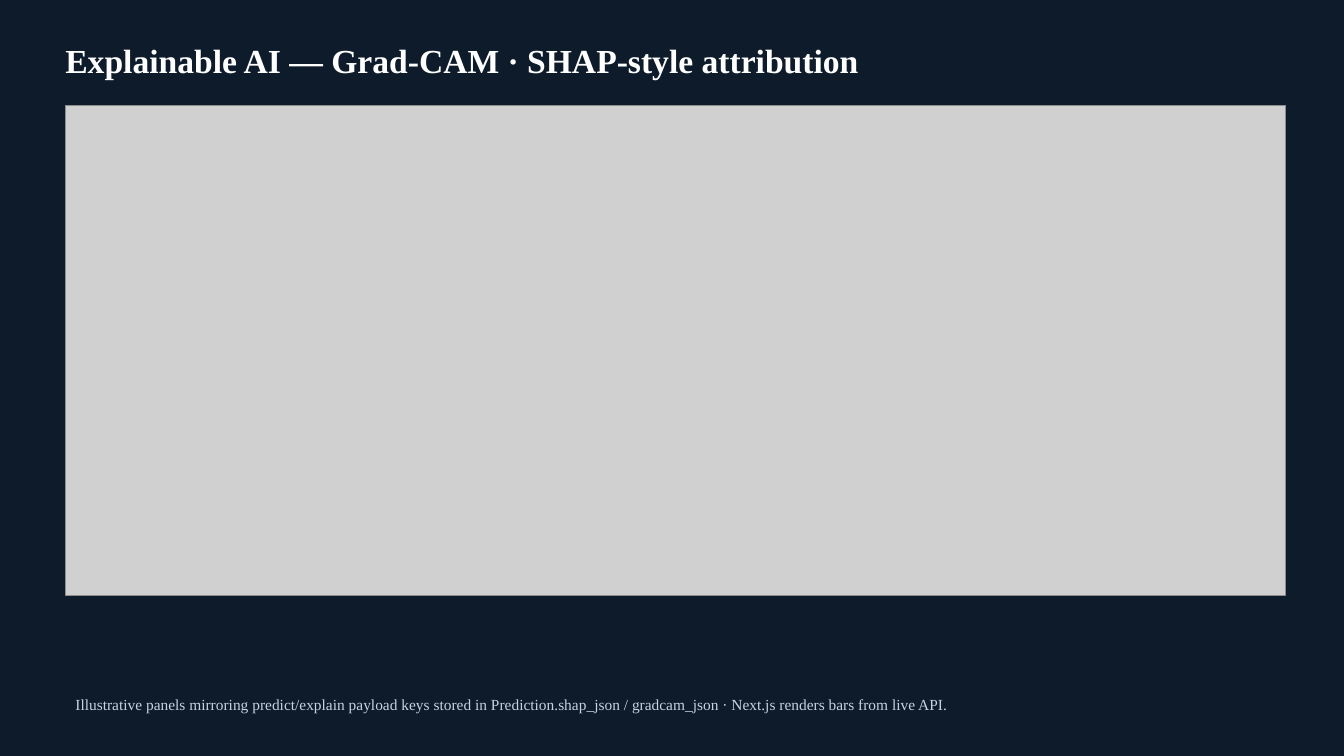
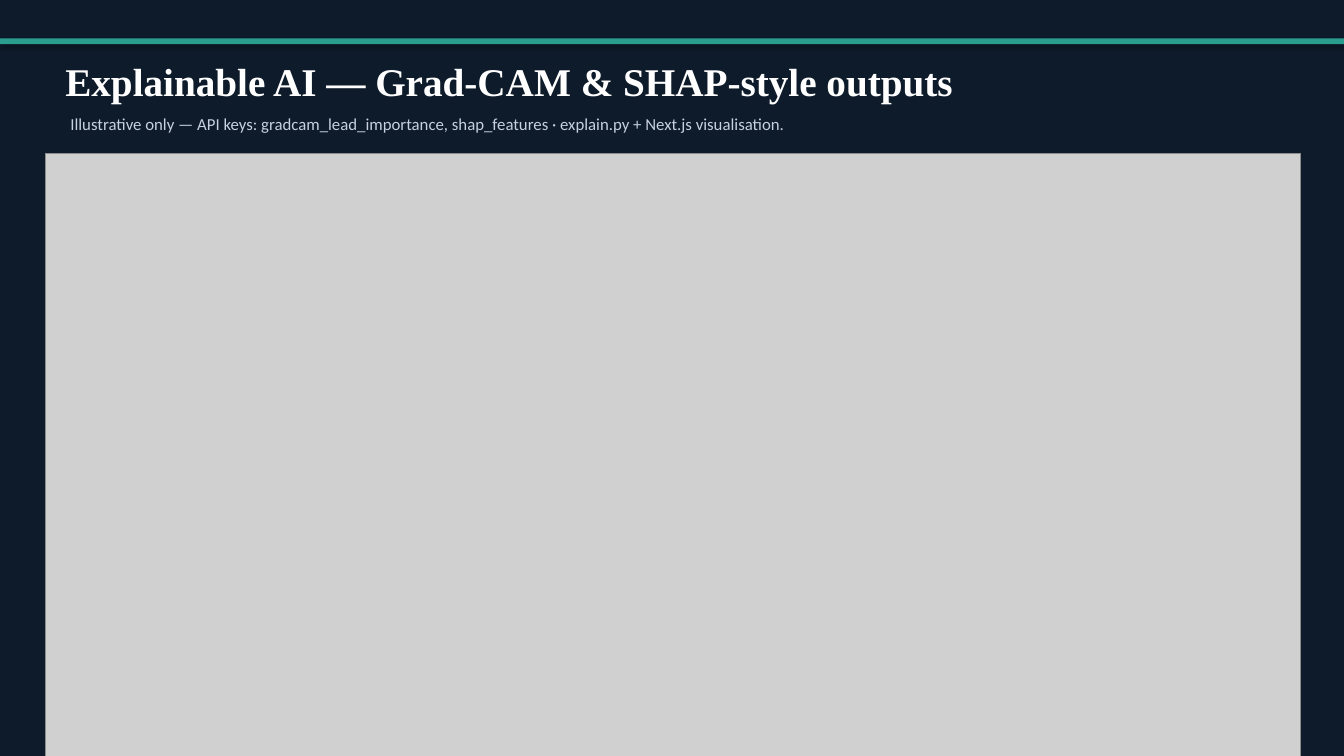
Before and after one commit to holabani/ecg-ami-cds, a slide deck: slide 8 of presentations/CardioSense_Major_Project_Viva.pptx. Drawn at 1344x756 pixels with LibreOffice and Linux fonts; fonts in the diff are those of the drawing; grey boxes stand for pictures. Boxes give left, top, right and bottom in pixels: in the first picture for what was removed or moved away, otherwise in the second. Text is boxed around its words. In the diff, an @@ line names an element or a change of style, - is before the commit and + after.

```diff
--- a/presentations/CardioSense_Major_Project_Viva.pptx
+++ b/presentations/CardioSense_Major_Project_Viva.pptx
@@ rectangle added at [0, 38, 1344, 44], fill #2A9D8F @@
@@ text at [65, 68, 952, 104]: text changed; size 24 to 28 pt @@
-Explainable AI — Grad-CAM · SHAP-style attribution
+Explainable AI — Grad-CAM & SHAP-style outputs
@@ text at [70, 118, 784, 133]: text changed; size 11 to 12 pt; font Times New Roman to Calibri; text colour #C8D2E1 to #C6D0E0 @@
-Illustrative panels mirroring predict/explain payload keys stored in Prediction.shap_json / gradcam_json · Next.js renders bars from live API.
+Illustrative only — API keys: gradcam_lead_importance, shap_features · explain.py + Next.js visualisation.
@@ picture: place and size @@
-picture at [66, 106, 1286, 595]
+picture at [45, 153, 1301, 756]
```
Also in this commit, not shown: 1 other slide changed, 12 slides added, 12 slides removed, 1 other file.
